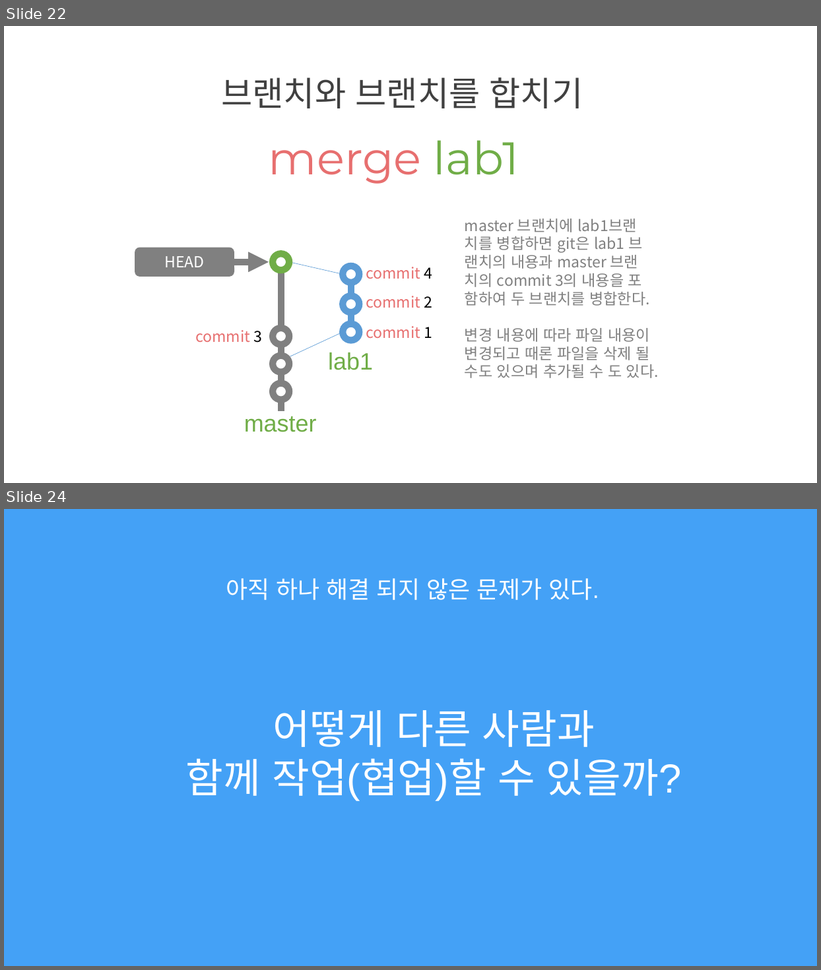
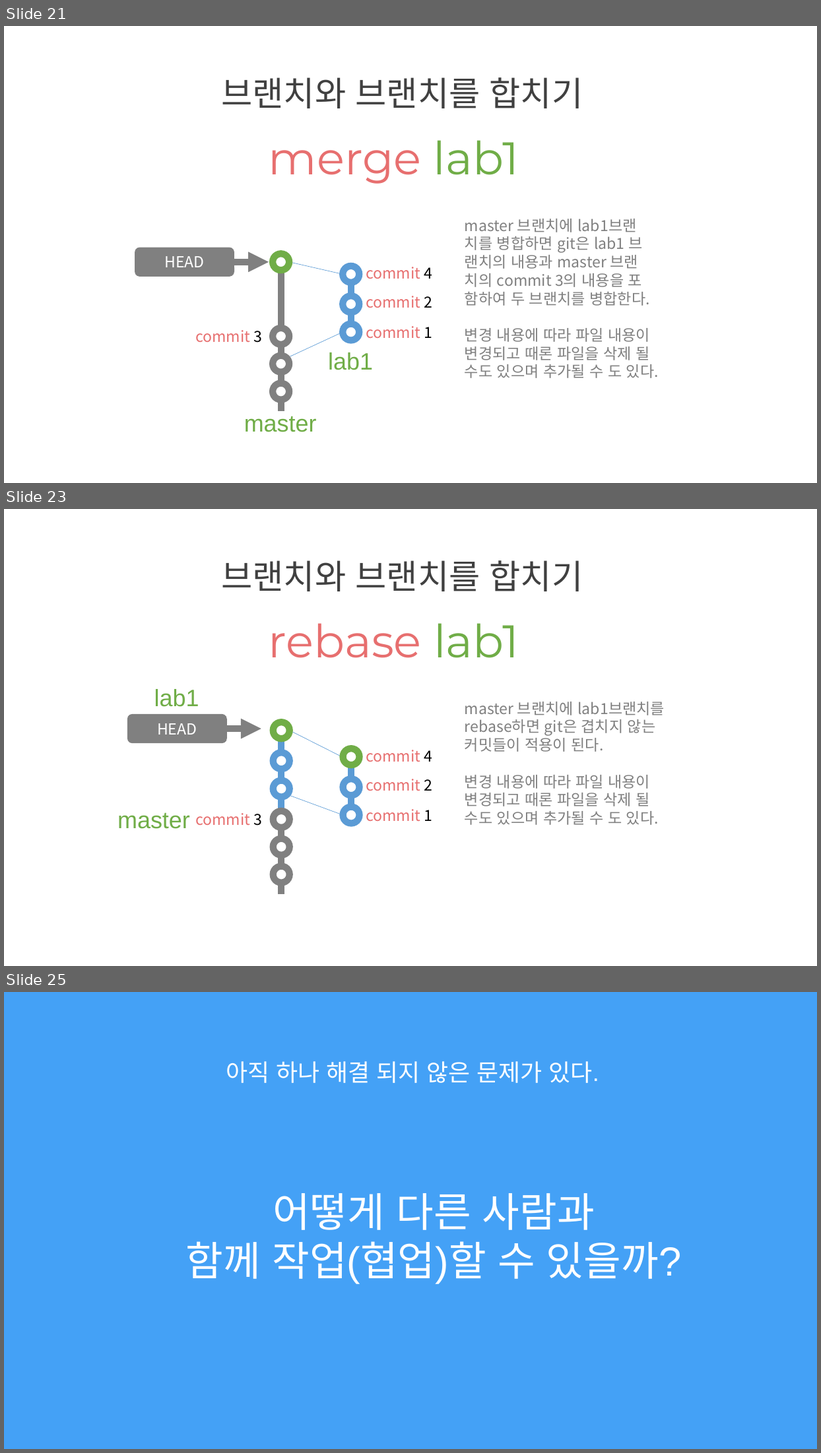
Before and after one commit to juniair/Summary-PPT, a slide deck: git 사용법.pptx. Shown one above the other, each under a label of ours: slides 22 and 24 before the commit, slides 21, 23 and 25 after it; the slides between them are not shown. The pictures are 821x970 and 821x1453 pixels, drawn with LibreOffice and Linux fonts; fonts in the diff are those of the drawing. Boxes give left, top, right and bottom in pixels: in the first picture for what was removed or moved away, otherwise in the second. Text is boxed around its words. In the diff, an @@ line names an element or a change of style, - is before the commit and + after.

```diff
--- a/git 사용법.pptx
+++ b/git 사용법.pptx
@@ slide 23 added at <box>4,509,817,966</box>, background #FFFFFF @@
@@ text added at <box>222,560,583,591</box>, 40 pt, text #404040 @@
+브랜치와 브랜치를 합치기
@@ text added at <box>269,623,519,658</box>, 54 pt, text #E76F6F @@
+rebase lab1
@@ text added at <box>154,689,199,707</box>, 28 pt, text #70AD47 @@
+lab1
@@ text added at <box>465,702,665,825</box>, 18 pt, text #808080 @@
+master 브랜치에 lab1브랜치를
+rebase하면 git은 겹치지 않는
+커밋들이 적용이 된다.
+변경 내용에 따라 파일 내용이
+변경되고 때론 파일을 삭제 될
+수도 있으며 추가될 수 도 있다.
@@ rounded rectangle added at <box>127,714,226,743</box>, fill #808080, 18 pt, text #FFFFFF @@
+HEAD
@@ group added at <box>273,722,290,894</box>: 6 lines, 6 ellipses @@
@@ arrow added from (227, 729) to (261, 729), #808080 8 pt @@
@@ line added from (290, 730) to (343, 757), #5B9BD5 0.5 pt @@
@@ ellipse added at <box>343,749,360,765</box>, outline #70AD47 8 pt @@
@@ text added at <box>366,750,432,762</box>, 18 pt, text #E76F6F @@
+commit 4
@@ ellipse added at <box>343,779,360,795</box>, outline #5B9BD5 8 pt @@
@@ line added from (351, 766) to (351, 778), #5B9BD5 8 pt @@
@@ text added at <box>366,779,432,791</box>, 18 pt, text #E76F6F @@
+commit 2
@@ line added from (287, 795) to (343, 815), #5B9BD5 0.5 pt @@
@@ line added from (351, 795) to (351, 805), #5B9BD5 8 pt @@
@@ text added at <box>118,813,190,829</box>, 28 pt, text #70AD47 @@
+master
@@ text added at <box>195,813,263,826</box>, 18 pt, text #E76F6F @@
+commit 3
@@ ellipse added at <box>343,807,360,824</box>, outline #5B9BD5 8 pt @@
@@ text added at <box>366,809,432,821</box>, 18 pt, text #E76F6F @@
+commit 1
@@ what was slide 22 is now slide 21 @@
@@ what was slide 24 is now slide 25 @@
```
Also in this commit, not shown: 2 slides changed, 8 other slides added, 1 slide removed.
